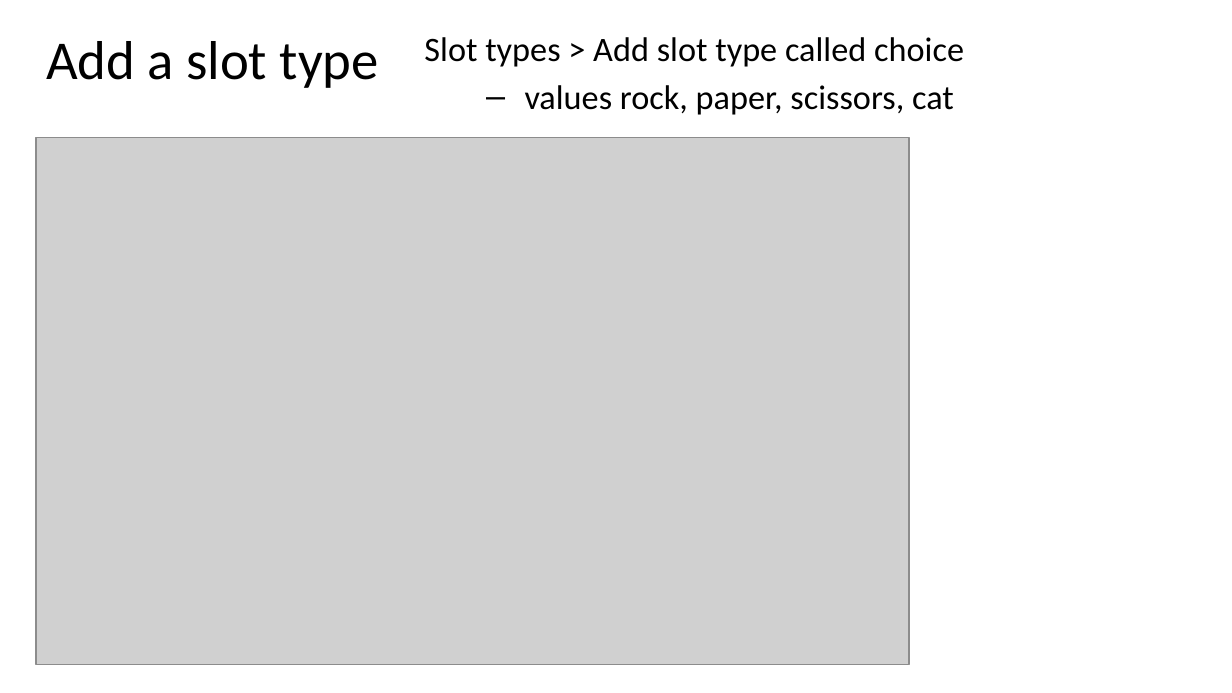
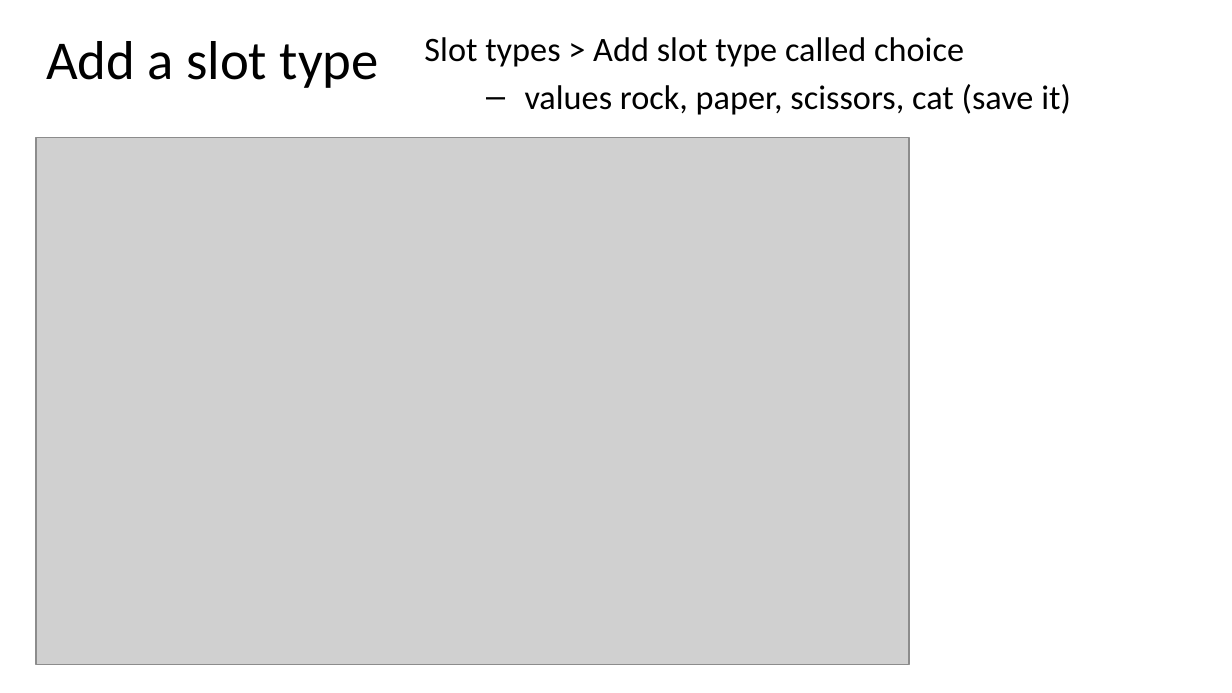
Before and after one commit to fi67/startPoint, a slide deck: slide 35 of rpsc2023.pptx. Drawn at 1232x693 pixels with LibreOffice and Linux fonts; fonts in the diff are those of the drawing; grey boxes stand for pictures; background and template pictures are left out. Boxes give left, top, right and bottom in pixels: in the first picture for what was removed or moved away, otherwise in the second. Text is boxed around its words. In the diff, an @@ line names an element or a change of style, - is before the commit and + after.

```diff
--- a/rpsc2023.pptx
+++ b/rpsc2023.pptx
@@ text at [525, 84, 1071, 115]: text changed @@
-  – values rock, paper, scissors, cat
+  – values rock, paper, scissors, cat (save it)
```
Also in this commit, not shown: 9 other slides changed, 1 slide added, 1 slide removed, 1 other file.
